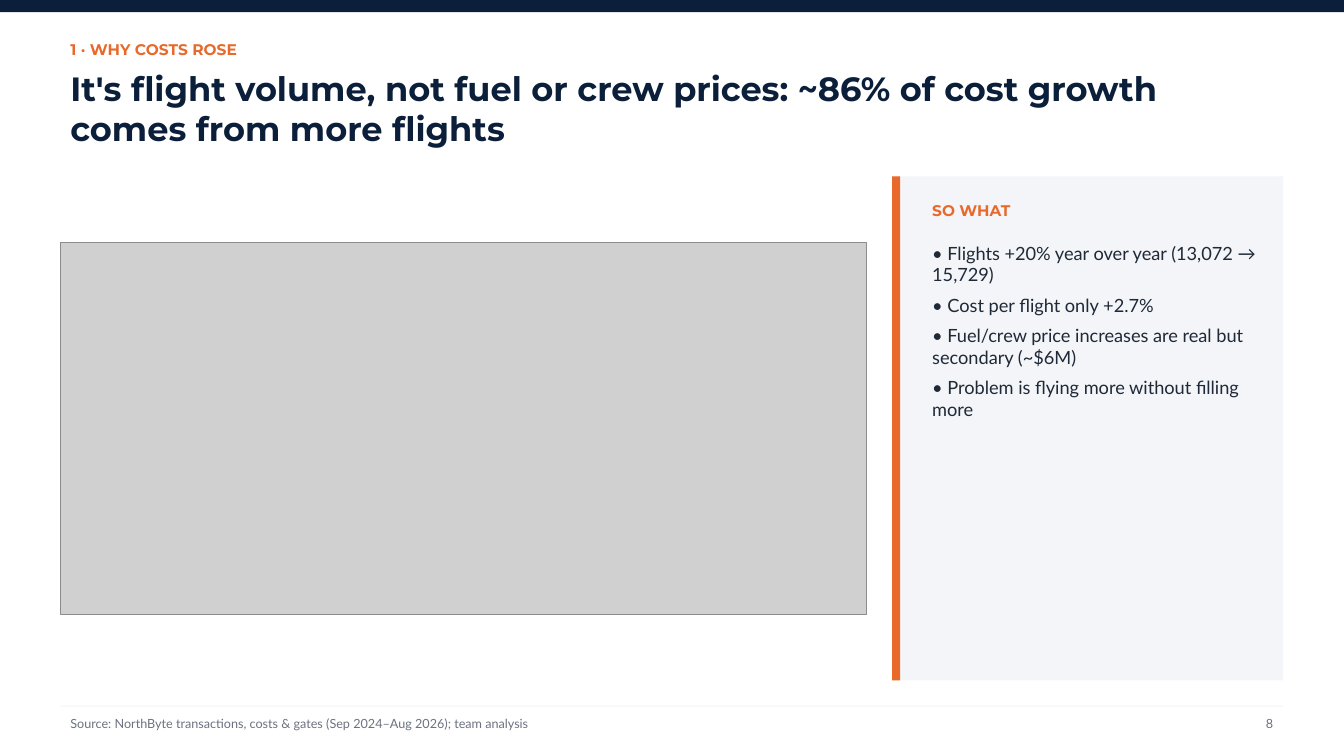
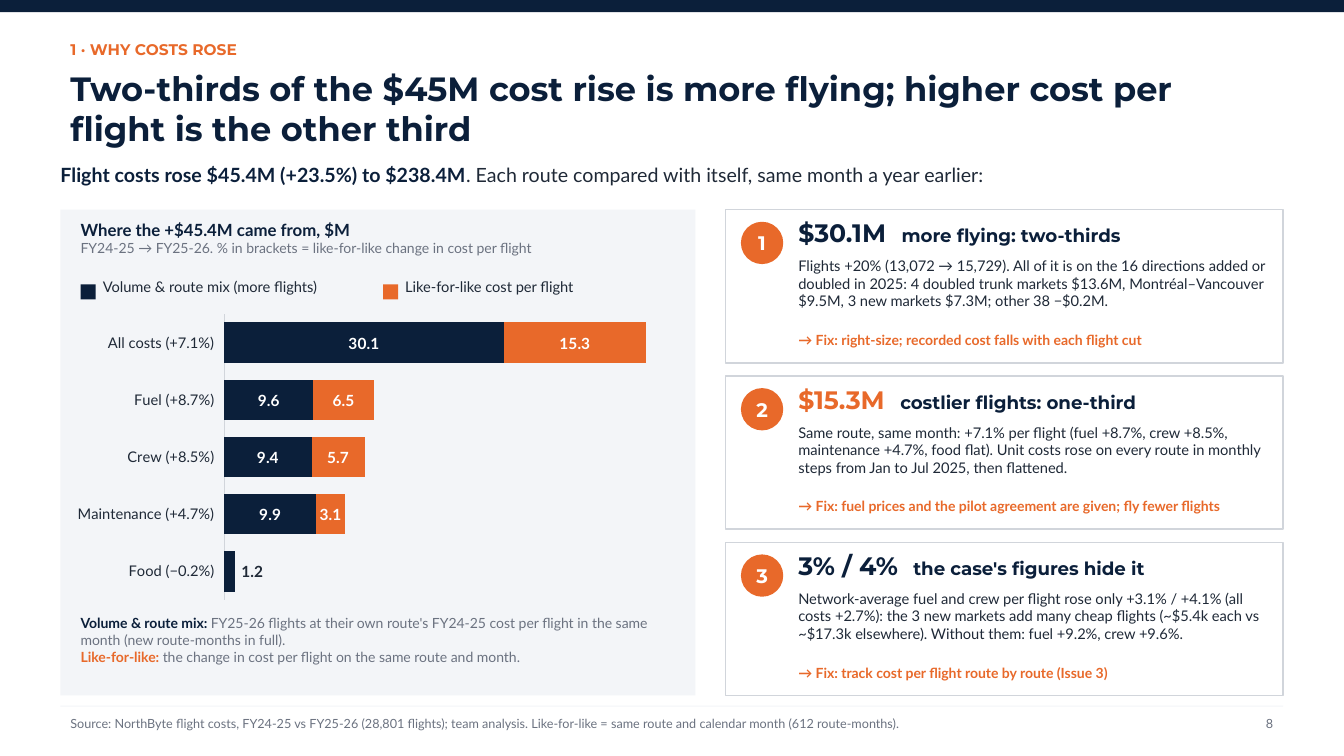
Before and after one commit to Random-Alpaca/Bolt26Airline, a slide deck: slide 8 of slides/NorthByte_FirstByte2026_template.pptx. Drawn at 1344x756 pixels with LibreOffice and Linux fonts; fonts in the diff are those of the drawing; grey boxes stand for pictures. Boxes give left, top, right and bottom in pixels: in the first picture for what was removed or moved away, otherwise in the second. Text is boxed around its words. In the diff, an @@ line names an element or a change of style, - is before the commit and + after.

```diff
--- a/slides/NorthByte_FirstByte2026_template.pptx
+++ b/slides/NorthByte_FirstByte2026_template.pptx
@@ text at (x1=70, y1=73, x2=1172, y2=148): text changed @@
-It's flight volume, not fuel or crew prices: ~86% of cost growth comes from more flights
+Two-thirds of the $45M cost rise is more flying; higher cost per flight is the other third
@@ text added at (x1=60, y1=166, x2=983, y2=186), 14 pt, text #1F2937 @@
+Flight costs rose $45.4M (+23.5%) to $238.4M. Each route compared with itself, same month a year earlier:
@@ rectangle removed at (x1=892, y1=176, x2=900, y2=681) @@
@@ text removed at (x1=932, y1=205, x2=1010, y2=216) @@
-SO WHAT
@@ rectangle resized from (x1=892, y1=176, x2=1284, y2=681) to (x1=60, y1=210, x2=696, y2=696) @@
@@ text added at (x1=81, y1=222, x2=532, y2=256), 10 pt, text #6B7280 @@
+Where the +$45.4M came from, $M
+FY24-25 → FY25-26. % in brackets = like-for-like change in cost per flight
@@ rectangle added at (x1=726, y1=210, x2=1284, y2=363), fill #FFFFFF, outline #D1D5DB 1 pt @@
@@ ellipse added at (x1=741, y1=222, x2=783, y2=264), fill #E8692A, 14 pt, text #FFFFFF, bold @@
+1
@@ text added at (x1=798, y1=221, x2=1121, y2=246), 13 pt, text #0B1F3A, bold @@
+$30.1M more flying: two-thirds
@@ picture removed at (x1=60, y1=242, x2=867, y2=614) @@
@@ text added at (x1=798, y1=260, x2=1266, y2=308), 10.5 pt, text #1F2937 @@
+Flights +20% (13,072 → 15,729). All of it is on the 16 directions added or doubled in 2025: 4 doubled trunk markets $13.6M, Montréal–Vancouver $9.5M, 3 new markets $7.3M; other 38 −$0.2M.
@@ text removed at (x1=932, y1=246, x2=1243, y2=416) @@
-• Flights +20% year over year (13,072 → 15,729)
-• Cost per flight only +2.7%
-• Fuel/crew price increases are real but secondary (~$6M)
-• Problem is flying more without filling more
@@ rectangle added at (x1=81, y1=284, x2=96, y2=299), fill #0B1F3A @@
@@ text added at (x1=103, y1=281, x2=317, y2=295), 10.5 pt, text #1F2937 @@
+Volume & route mix (more flights)
@@ rectangle added at (x1=383, y1=284, x2=398, y2=299), fill #E8692A @@
@@ text added at (x1=405, y1=281, x2=573, y2=295), 10.5 pt, text #1F2937 @@
+Like-for-like cost per flight
@@ bar stacked chart added at (x1=71, y1=309, x2=686, y2=606) @@
+categories: All costs (+7.1%), Fuel (+8.7%), Crew (+8.5%), Maintenance (+4.7%), Food (−0.2%)
+Series 1: 30.1, 9.6, 9.4, 9.9, 1.2
+Series 2: 15.3, 6.5, 5.7, 3.1, 0
@@ text added at (x1=816, y1=334, x2=1142, y2=348), 10 pt, text #E8692A, bold @@
+→ Fix: right-size; recorded cost falls with each flight cut
@@ rectangle added at (x1=726, y1=376, x2=1284, y2=529), fill #FFFFFF, outline #D1D5DB 1 pt @@
@@ ellipse added at (x1=741, y1=388, x2=783, y2=431), fill #E8692A, 14 pt, text #FFFFFF, bold @@
+2
@@ text added at (x1=798, y1=388, x2=1137, y2=413), 13 pt, text #0B1F3A, bold @@
+$15.3M costlier flights: one-third
@@ text added at (x1=798, y1=427, x2=1261, y2=476), 10.5 pt, text #1F2937 @@
+Same route, same month: +7.1% per flight (fuel +8.7%, crew +8.5%, maintenance +4.7%, food flat). Unit costs rose on every route in monthly steps from Jan to Jul 2025, then flattened.
@@ text added at (x1=816, y1=500, x2=1220, y2=514), 10 pt, text #E8692A, bold @@
+→ Fix: fuel prices and the pilot agreement are given; fly fewer flights
@@ text added at (x1=241, y1=565, x2=263, y2=577), 11 pt, text #1F2937, bold @@
+1.2
@@ rectangle added at (x1=726, y1=542, x2=1284, y2=696), fill #FFFFFF, outline #D1D5DB 1 pt @@
@@ ellipse added at (x1=741, y1=555, x2=783, y2=597), fill #E8692A, 14 pt, text #FFFFFF, bold @@
+3
@@ text added at (x1=798, y1=557, x2=1144, y2=579), 13 pt, text #0B1F3A, bold @@
+3% / 4% the case's figures hide it
@@ text added at (x1=798, y1=593, x2=1259, y2=641), 10.5 pt, text #1F2937 @@
+Network-average fuel and crew per flight rose only +3.1% / +4.1% (all costs +2.7%): the 3 new markets add many cheap flights (~$5.4k each vs ~$17.3k elsewhere). Without them: fuel +9.2%, crew +9.6%.
@@ text added at (x1=81, y1=617, x2=648, y2=665), 10 pt, text #6B7280 @@
+Volume & route mix: FY25-26 flights at their own route's FY24-25 cost per flight in the same month (new route-months in full).
+Like-for-like: the change in cost per flight on the same route and month.
@@ text added at (x1=816, y1=667, x2=1108, y2=681), 10 pt, text #E8692A, bold @@
+→ Fix: track cost per flight route by route (Issue 3)
@@ text at (x1=70, y1=718, x2=899, y2=731): text changed @@
-Source: NorthByte transactions, costs & gates (Sep 2024–Aug 2026); team analysis
+Source: NorthByte flight costs, FY24-25 vs FY25-26 (28,801 flights); team analysis. Like-for-like = same route and calendar month (612 route-months).
```
Also in this commit, not shown: 18 other slides changed, 1 slide removed, 10 other files.
